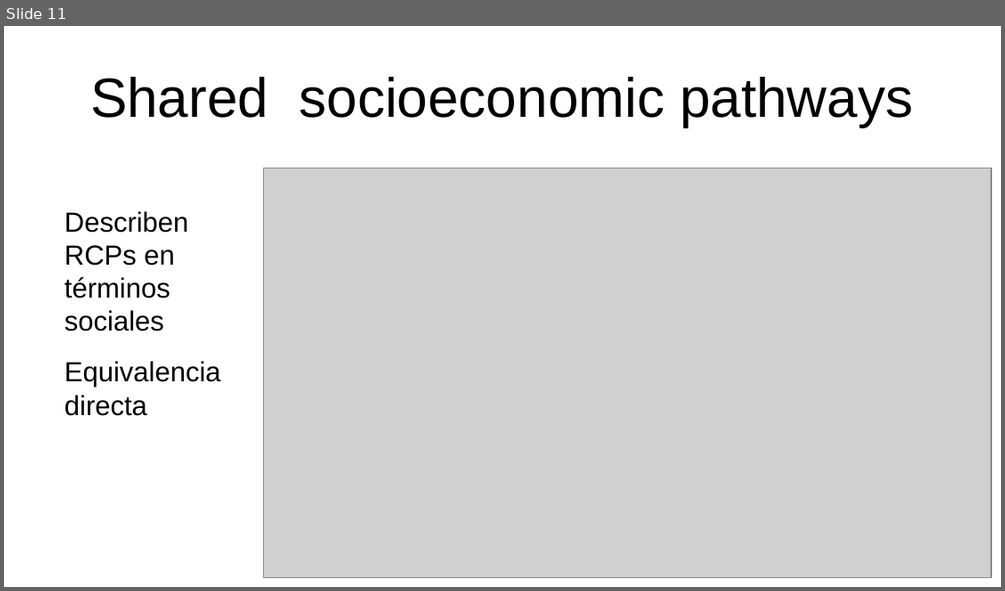
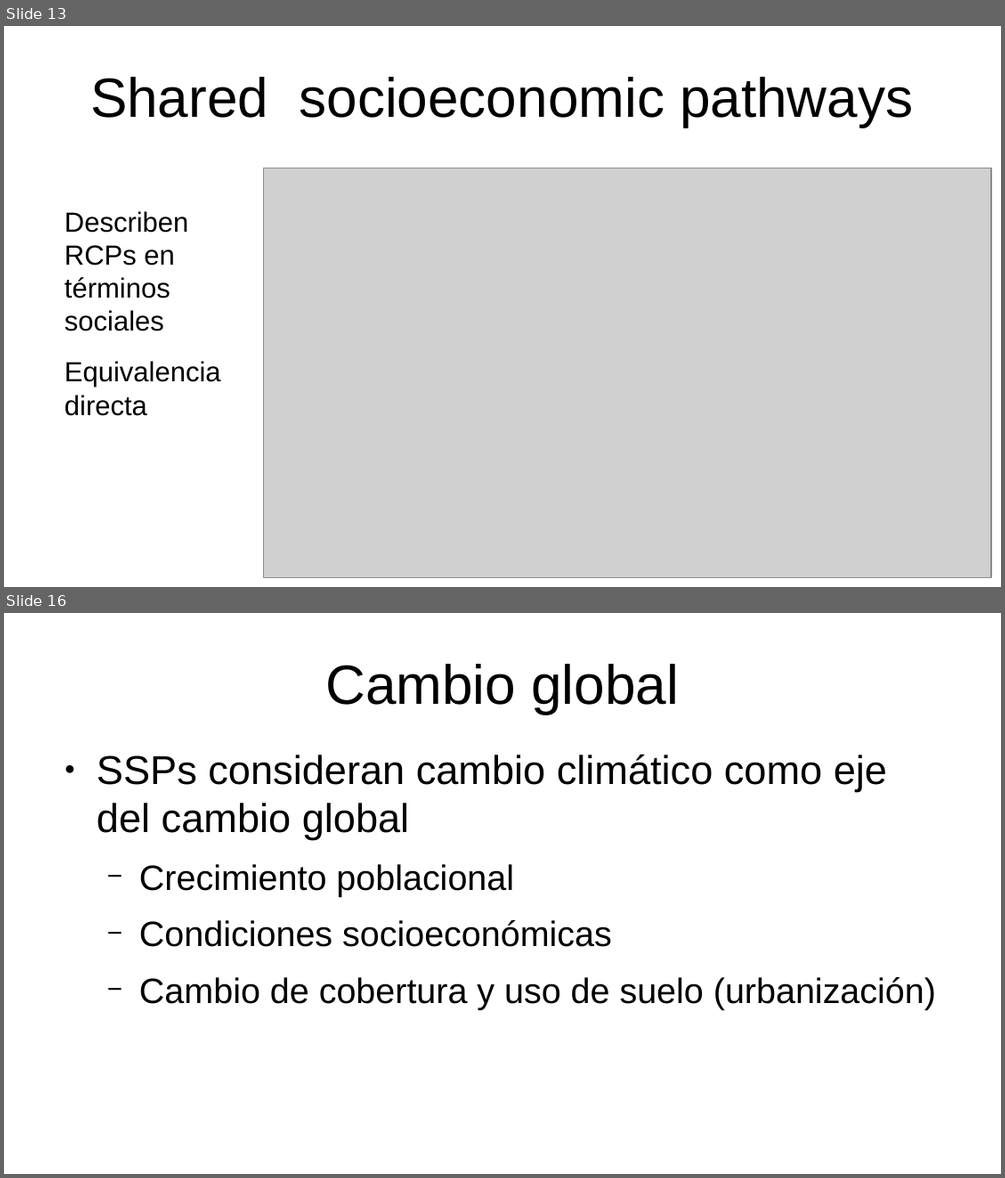
Before and after one commit to gerardommc/Ecologia-Teorica-II, a slide deck: Cambio-climatico/Escenarios.odp. Shown one above the other, each under a label of ours: slide 11 before the commit, slides 13 and 16 after it; the slides between them are not shown. The pictures are 1005x591 and 1005x1178 pixels, drawn with LibreOffice and Linux fonts; fonts in the diff are those of the drawing; grey boxes stand for pictures. Boxes give left, top, right and bottom in pixels: in the first picture for what was removed or moved away, otherwise in the second. Text is boxed around its words. In the diff, an @@ line names an element or a change of style, - is before the commit and + after.

```diff
--- a/Cambio-climatico/Escenarios.odp
+++ b/Cambio-climatico/Escenarios.odp
@@ slide 16 added at [4,613,1001,1174], background #FFFFFF @@
@@ title added at [325,664,679,714], 44 pt, text #000000 @@
+Cambio global
@@ text added at [97,754,936,1009], 28 pt, text #000000 @@
+● SSPs consideran cambio climático como eje del cambio global
+  − Crecimiento poblacional
+  − Condiciones socioeconómicas
+  − Cambio de cobertura y uso de suelo (urbanización)
@@ what was slide 11 is now slide 13 @@
```
Also in this commit, not shown: 1 slide changed, 4 other slides added, 21 other files.
